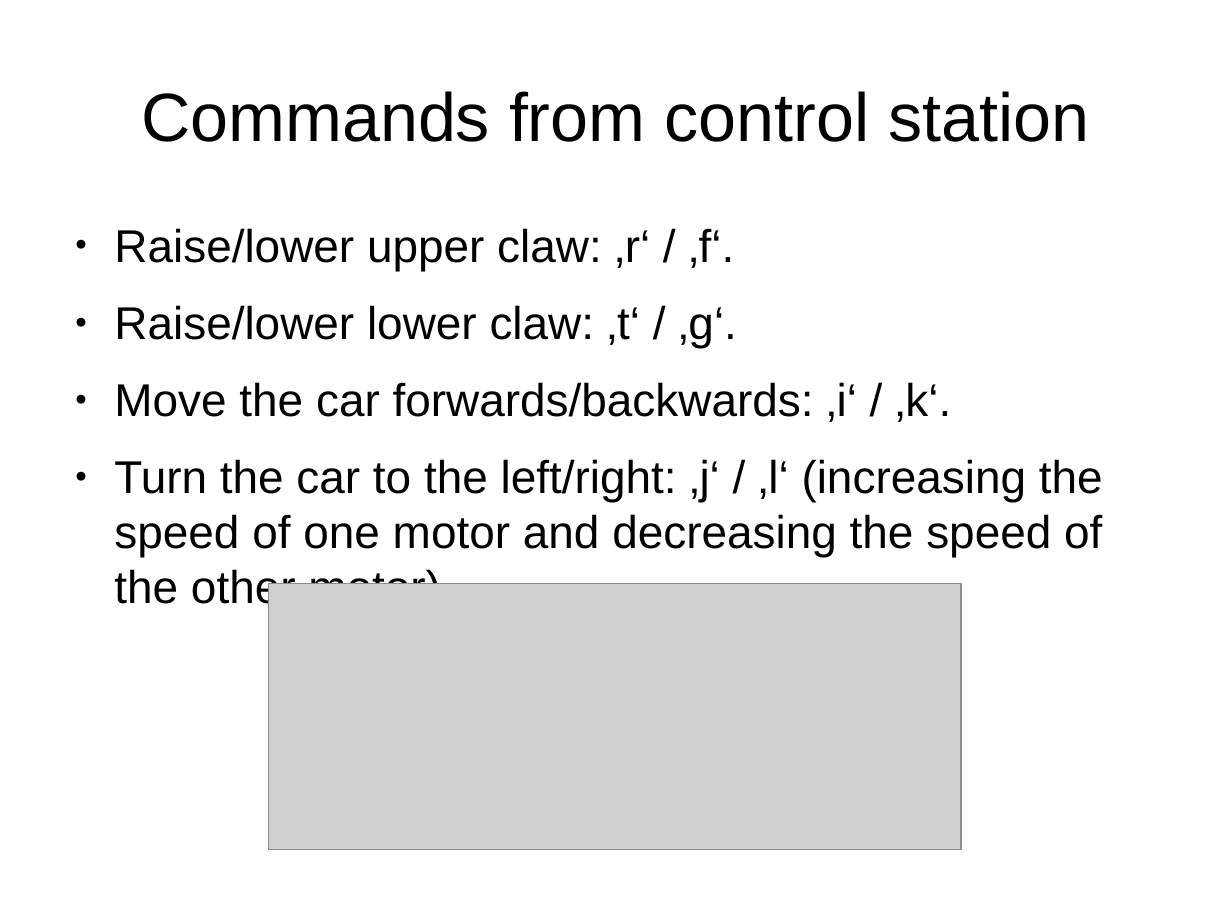
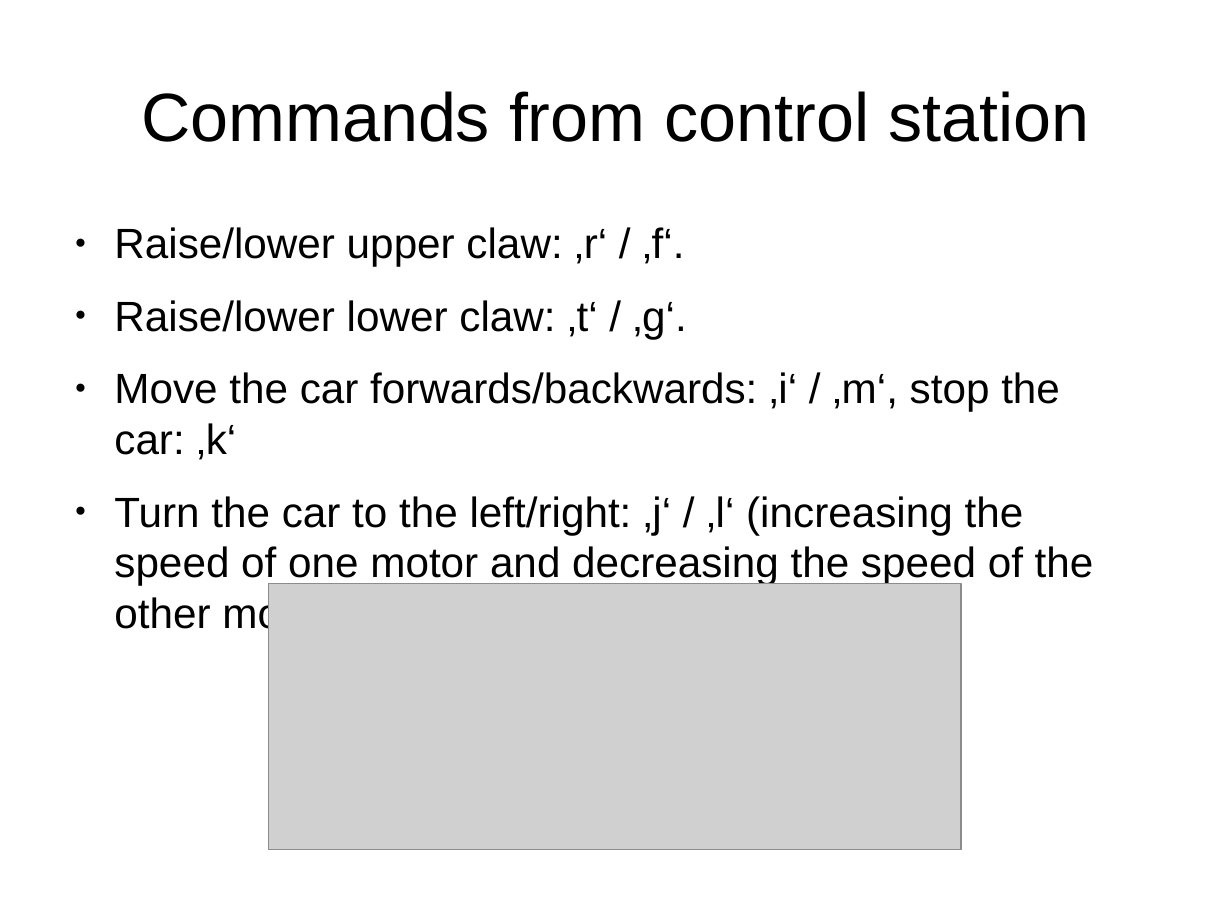
Before and after one commit to samuelwilliams413/METR4810, a slide deck: slide 8 of Progress Seminar/PS_1/MohamedSlides.odp. Drawn at 1232x924 pixels with LibreOffice and Linux fonts; fonts in the diff are those of the drawing; grey boxes stand for pictures. Boxes give left, top, right and bottom in pixels: in the first picture for what was removed or moved away, otherwise in the second. Text is boxed around its words. In the diff, an @@ line names an element or a change of style, - is before the commit and + after.

```diff
--- a/Progress Seminar/PS_1/MohamedSlides.odp
+++ b/Progress Seminar/PS_1/MohamedSlides.odp
@@ text at (114,227,1094,636): size 29.6 to 27.2 pt in "Raise/lower upper claw: ‚r‘ / ‚f‘.", "Raise/lower lower claw: ‚t‘ / ‚g‘.", "Turn the car to the left/right: ‚j‘ ..." @@
@@ text at (114,372,1060,460): text changed; size 29.6 to 27.2 pt @@
-● Move the car forwards/backwards: ‚i‘ / ‚k‘.
+● Move the car forwards/backwards: ‚i‘ / ‚m‘, stop the car: ‚k‘
```
Also in this commit, not shown: 1 other slide changed.
